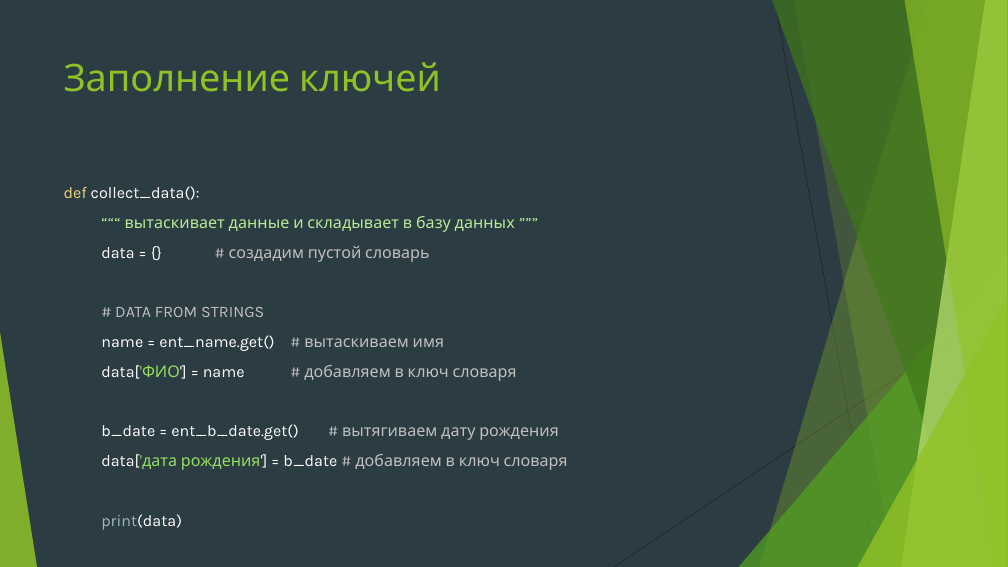
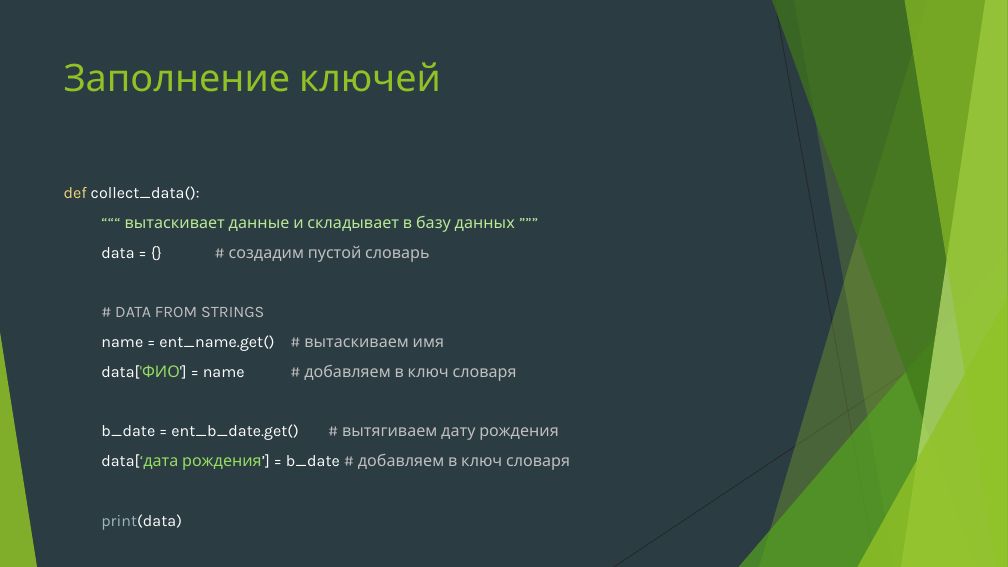
Before and after one commit to Yegor9151/for_corund, a slide deck: slide 15 of course_project_for_korund/ver 1.1/уроки/урок 7.pptx. Drawn at 1008x567 pixels with LibreOffice and Linux fonts; fonts in the diff are those of the drawing. Boxes give left, top, right and bottom in pixels: in the first picture for what was removed or moved away, otherwise in the second. Text is boxed around its words. In the diff, an @@ line names an element or a change of style, - is before the commit and + after.

```diff
--- a/course_project_for_korund/ver 1.1/уроки/урок 7.pptx
+++ b/course_project_for_korund/ver 1.1/уроки/урок 7.pptx
@@ text at (101,454,570,470): text changed @@
-data['дата рождения'] = b_date # добавляем в ключ словаря
+data[‘дата рождения’] = b_date # добавляем в ключ словаря
```
Also in this commit, not shown: 1 other slide changed, 6 slides added, 1 slide removed.
